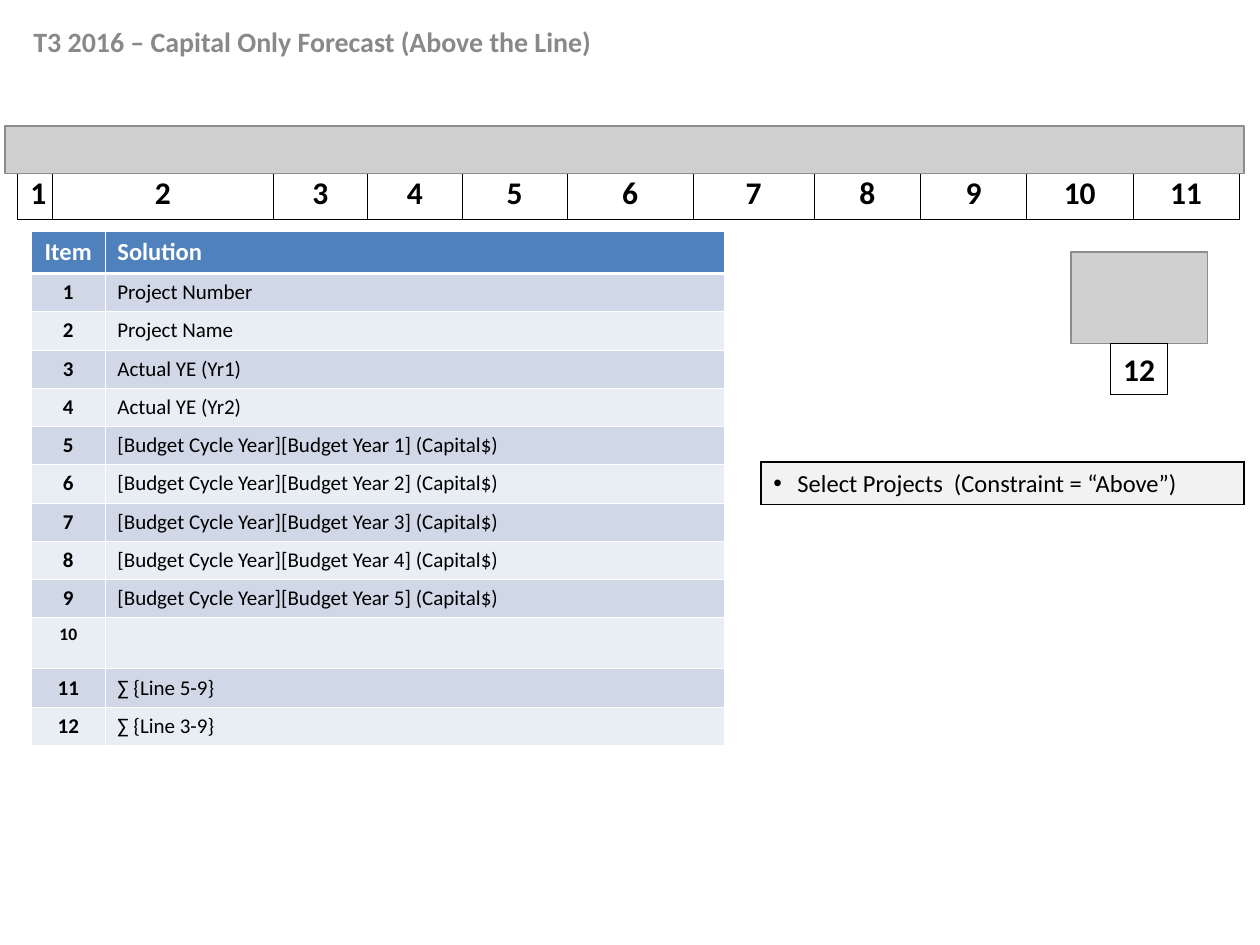
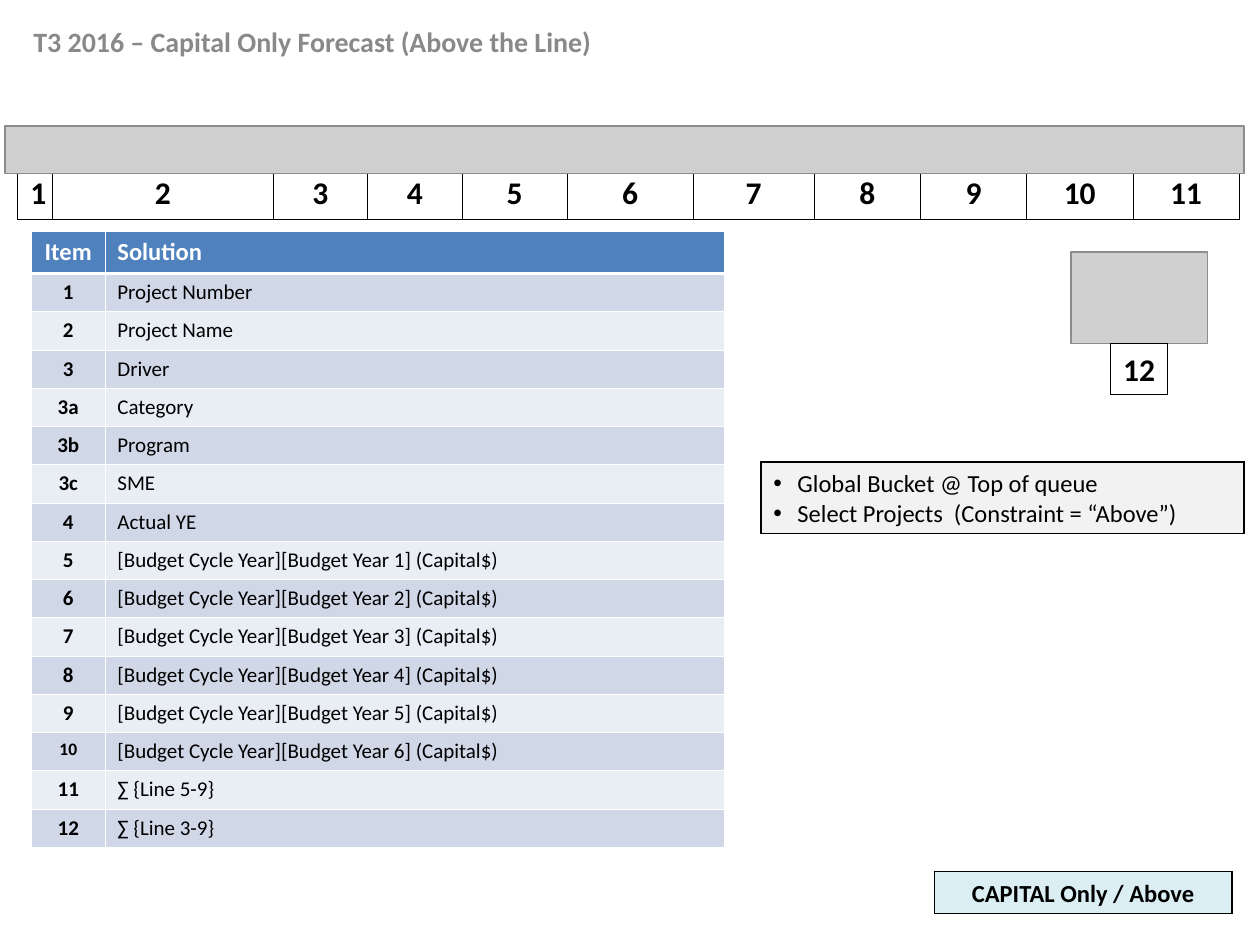
Before and after one commit to jlucas5190/ppms, a slide deck: slide 9 of resources/Forecast Reports.ppt (slide 7 before the commit). Drawn at 1260x945 pixels with LibreOffice and Linux fonts; fonts in the diff are those of the drawing; grey boxes stand for pictures. Boxes give left, top, right and bottom in pixels: in the first picture for what was removed or moved away, otherwise in the second. Text is boxed around its words. In the diff, an @@ line names an element or a change of style, - is before the commit and + after.

```diff
--- a/resources/Forecast Reports.ppt
+++ b/resources/Forecast Reports.ppt
@@ table at [32, 231, 724, 842] @@
-row 4: 3 | Actual YE (Yr1)
-row 5: 4 | Actual YE (Yr2)
+row 4: 3 | Driver
+row 5: 3a | Category
+row 6: 3b | Program
+row 7: 3c | SME
+row 8: 4 | Actual YE
-row 14, column 2: 
+row 14, column 2: [Budget Cycle Year][Budget Year 6] (Capital$)
@@ rectangle "Global Bucket @ Top of ...": place and size @@
-rectangle "Global Bucket @ Top of ..." at [761, 462, 1244, 505]
+rectangle "Global Bucket @ Top of ..." at [761, 462, 1244, 534]
@@ text in rectangle at [797, 475, 1098, 496]: paragraph added @@
+• Global Bucket @ Top of queue
@@ rectangle added at [935, 872, 1232, 915], fill #DBEEF4, outline #000000 0.74 pt, 14 pt, text #000000, bold @@
+CAPITAL Only / Above
```
Also in this commit, not shown: 3 other slides changed, 7 slides added, 2 other files.
